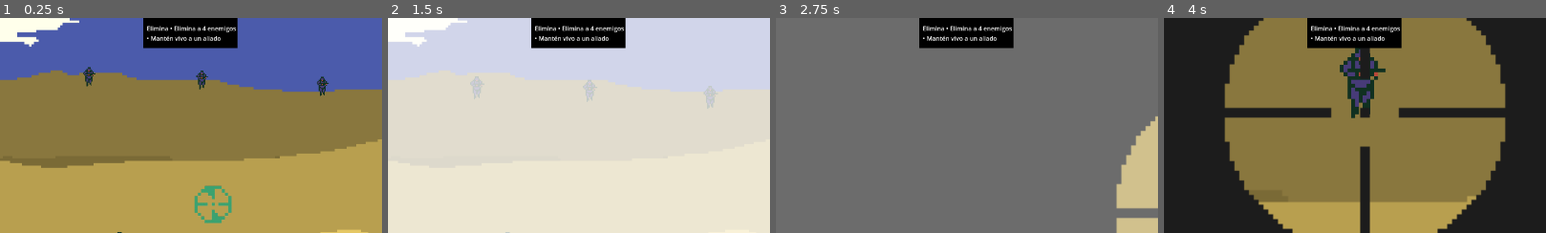
Above: before the commit, frames 1-4 (left to right).
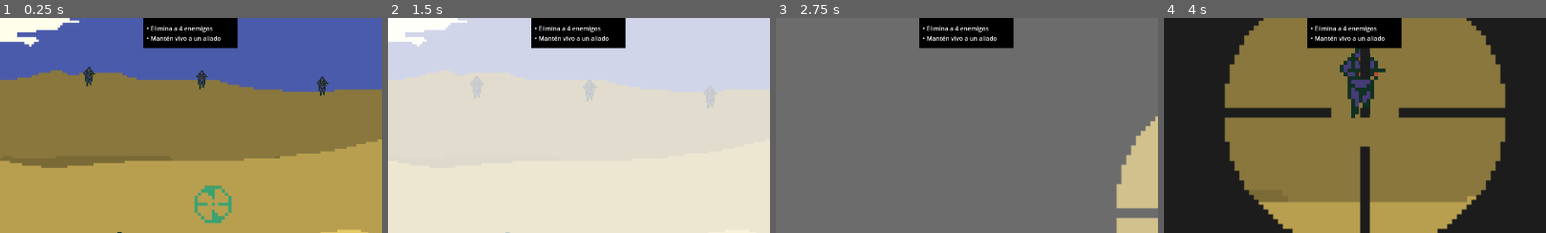
Above: after the commit, the same moments.

Repository: Zadcry/GameJam2025
Game: Godot game, scene res://escenas_niveles/nivel2.tscn
Two runs of this game, one before a commit and one after it. Both use one fixed random seed, a clock stepped at 60 frames per second and the inputs below. This scene is started directly instead of the project's main scene.
Inputs (mouse positions are % of the whole screen's width and height, from its top left):
- Up to frame 1 (0.25 s): no input
- Up to frame 2 (1.5 s): tap Enter (ui_accept) at 0.5, 0.77 s; move the mouse to (8, 47) at 0.52 s; right-click (8, 47) at 0.6 s; click (8, 47) at 0.67 s; move the mouse to (67, 99) at 1.27 s; right-click (67, 99) at 1.35 s; click (67, 99) at 1.42 s
- Up to frame 3 (2.75 s): tap Enter (ui_accept) at 1.52 s; move the mouse to (86, 52) at 2.02 s; right-click (86, 52) at 2.1 s; click (86, 52) at 2.17 s
- Up to frame 4 (4 s): move the mouse to (45, 70) at 2.77 s; right-click (45, 70) at 2.85 s; click (45, 70) at 2.92 s; tap Enter (ui_accept) at 3.02, 3.77 s; move the mouse to (49, 28) at 3.52 s; right-click (49, 28) at 3.6 s; click (49, 28) at 3.67 s
The pictures show only the part of the screen within x 22-72%, y 7-57%; the shares and areas given below are measured in that part.

The runs differ from the first frame. In frame 1, 0.4% of the frame differs, in the area x 38-62%, y 3-7%; in frame 2, 0.4%; in frame 3, 0.4%; in frame 4, 0.4%.

Commit message:
Audios
Añade audios de voces que se escuchan cuando la cordura está entre 45 y 10.
Añade audio de SandStorm.

Diff:
--- a/escenas_niveles/nivel1.tscn
+++ b/escenas_niveles/nivel1.tscn
@@ -1,12 +1,13 @@
-[gd_scene load_steps=11 format=3 uid="uid://dbj7violkykp"]
+[gd_scene load_steps=12 format=3 uid="uid://dbj7violkykp"]
 
 [ext_resource type="Texture2D" uid="uid://kk4ukow0rjl8" path="res://images/Fondo Cielo Oscuro.png" id="1_j7hmg"]
 [ext_resource type="Script" uid="uid://b4l2ayw4n5ur7" path="res://scripts/nivel_1.gd" id="1_rlijk"]
 [ext_resource type="PackedScene" uid="uid://cl08e7cajtdbd" path="res://escenas_personajes/personaje_principal.tscn" id="2_wgnbi"]
 [ext_resource type="PackedScene" uid="uid://ccu15pplp2iyp" path="res://escenas_personajes/objetivos_enemigos.tscn" id="3_blb7x"]
-[ext_resource type="PackedScene" uid="uid://chry6ty7out0q" path="res://escenas_personajes/aliados_inocentes.tscn" id="4_rlijk"]
+[ext_resource type="PackedScene" uid="uid://dxdr60twkanmy" path="res://escenas_personajes/aliados_inocentes.tscn" id="4_rlijk"]
 [ext_resource type="Texture2D" uid="uid://ctjercrfndl2s" path="res://images/tecla_enter.png" id="6_6w8va"]
-[ext_resource type="SystemFont" uid="uid://du76pnx2dp5wk" path="res://images/fontPixelart.tres" id="6_ar82n"]
+[ext_resource type="SystemFont" path="res://images/fontPixelart.tres" id="6_ar82n"]
+[ext_resource type="AudioStream" uid="uid://bypi44dkf4tug" path="res://audio/sfx/SandStorm.mp3" id="8_qtym6"]
 
 [sub_resource type="LabelSettings" id="LabelSettings_qtym6"]
 font = ExtResource("6_ar82n")
@@ -120,3 +121,7 @@
 text = "Siguiente nivel"
 label_settings = SubResource("LabelSettings_d37jh")
 autowrap_mode = 2
+
+[node name="SandStorm" type="AudioStreamPlayer2D" parent="."]
+stream = ExtResource("8_qtym6")
+volume_db = 15.0
--- a/escenas_niveles/nivel2.tscn
+++ b/escenas_niveles/nivel2.tscn
@@ -115,7 +115,7 @@
 
 [node name="Label2" type="Label" parent="CanvasLayer/VBoxContainer"]
 layout_mode = 2
-text = "Elimina • Elimina a 4 enemigos
+text = "• Elimina a 4 enemigos
 • Mantén vivo a un aliado
 "
 
--- a/escenas_niveles/tutorial.tscn
+++ b/escenas_niveles/tutorial.tscn
@@ -4,10 +4,10 @@
 [ext_resource type="Texture2D" uid="uid://buwsgay5okdvg" path="res://sprites/TutorialBackGround.png" id="2_lramp"]
 [ext_resource type="PackedScene" uid="uid://cl08e7cajtdbd" path="res://escenas_personajes/personaje_principal.tscn" id="2_ygumn"]
 [ext_resource type="PackedScene" uid="uid://cvmkwhbovsvq" path="res://escenas_personajes/animales.tscn" id="4_867lr"]
-[ext_resource type="PackedScene" path="res://escenas_personajes/animales2.tscn" id="4_h5aod"]
+[ext_resource type="PackedScene" uid="uid://durtwkwi0et0b" path="res://escenas_personajes/animales2.tscn" id="4_h5aod"]
 [ext_resource type="Texture2D" uid="uid://do4h2p17be26e" path="res://images/click_izquierdo.png" id="6_jej7j"]
 [ext_resource type="Texture2D" uid="uid://w1aiyg356gdy" path="res://images/click_derecho.png" id="7_gtwow"]
-[ext_resource type="AudioStream" uid="uid://cc61a87plfuxh" path="res://audio/sfx/Bosque.wav" id="8_gtwow"]
+[ext_resource type="AudioStream" uid="uid://cc61a87plfuxh" path="res://audio/musica/Bosque.wav" id="8_gtwow"]
 
 [node name="Tutorial" type="Node2D"]
 position = Vector2(294, 12)
--- a/escenas_personajes/personaje_principal.tscn
+++ b/escenas_personajes/personaje_principal.tscn
@@ -1,10 +1,18 @@
-[gd_scene load_steps=7 format=3 uid="uid://cl08e7cajtdbd"]
+[gd_scene load_steps=15 format=3 uid="uid://cl08e7cajtdbd"]
 
 [ext_resource type="Script" uid="uid://gj51csrjeae6" path="res://scripts/personaje_principal.gd" id="1_xsu42"]
 [ext_resource type="Texture2D" uid="uid://cyuir1fp3rqy4" path="res://images/puntero.png" id="2_4bc3g"]
 [ext_resource type="AudioStream" uid="uid://dj8cnyrhv0xfq" path="res://audio/sfx/Disparo y Recarga.wav" id="3_1yame"]
 [ext_resource type="AudioStream" uid="uid://d38n3e3kcwf5g" path="res://audio/sfx/Latido.wav" id="4_okhy5"]
 [ext_resource type="AudioStream" uid="uid://b6dq2soejo74o" path="res://audio/sfx/Respiracion.mp3" id="5_hdrhd"]
+[ext_resource type="AudioStream" uid="uid://cxf4ucho864jd" path="res://audio/sfx/dispara.mp3" id="6_vmrvj"]
+[ext_resource type="AudioStream" uid="uid://bwne2e4c1hwjy" path="res://audio/sfx/no_lo_hagas.mp3" id="7_l3g8k"]
+[ext_resource type="AudioStream" uid="uid://dx1vw56bcnxdp" path="res://audio/sfx/que_haces.mp3" id="8_ppmvk"]
+[ext_resource type="AudioStream" uid="uid://db11cfkj1lufw" path="res://audio/sfx/hazlo.mp3" id="9_l3g8k"]
+[ext_resource type="AudioStream" uid="uid://cebplvmgxgdsd" path="res://audio/sfx/acabalo.mp3" id="10_ngkgi"]
+[ext_resource type="AudioStream" uid="uid://dhlrietsu3lv5" path="res://audio/sfx/confia.mp3" id="11_lp0cc"]
+[ext_resource type="AudioStream" uid="uid://b1da2b0j7m076" path="res://audio/sfx/ya_detente.mp3" id="12_23x30"]
+[ext_resource type="AudioStream" uid="uid://tx5xjli0aunk" path="res://audio/sfx/no_eres_capaz.mp3" id="13_ln38m"]
 
 [sub_resource type="SegmentShape2D" id="SegmentShape2D_n83jj"]
 
@@ -48,3 +56,34 @@
 [node name="Respiracion" type="AudioStreamPlayer2D" parent="."]
 stream = ExtResource("5_hdrhd")
 volume_db = 8.0
+
+[node name="Voces" type="Node" parent="."]
+
+[node name="dispara" type="AudioStreamPlayer2D" parent="Voces"]
+stream = ExtResource("6_vmrvj")
+
+[node name="no_lo_hagas" type="AudioStreamPlayer2D" parent="Voces"]
+stream = ExtResource("7_l3g8k")
+
+[node name="que_haces" type="AudioStreamPlayer2D" parent="Voces"]
+stream = ExtResource("8_ppmvk")
+
+[node name="hazlo" type="AudioStreamPlayer2D" parent="Voces"]
+stream = ExtResource("9_l3g8k")
+volume_db = 18.0
+
+[node name="acabalo" type="AudioStreamPlayer2D" parent="Voces"]
+stream = ExtResource("10_ngkgi")
+volume_db = 18.0
+
+[node name="confia" type="AudioStreamPlayer2D" parent="Voces"]
+stream = ExtResource("11_lp0cc")
+volume_db = 20.0
+
+[node name="ya_detente" type="AudioStreamPlayer2D" parent="Voces"]
+stream = ExtResource("12_23x30")
+volume_db = 12.0
+
+[node name="no_eres_capaz" type="AudioStreamPlayer2D" parent="Voces"]
+stream = ExtResource("13_ln38m")
+volume_db = 14.0
--- a/scripts/nivel_1.gd
+++ b/scripts/nivel_1.gd
@@ -6,6 +6,7 @@
 @onready var enterTxt : CanvasLayer = $Enter
 @onready var misionTxt : CanvasLayer = $Mision
 @onready var rifles : AudioStreamPlayer2D = $Rifles
+@onready var sandstorm : AudioStreamPlayer2D = $SandStorm
 @onready var menu_pausa = preload("res://menu_pausa/Menu_P.tscn").instantiate()
 @onready var game_over_menu = preload("res://game_over/gameo.tscn").instantiate()
 
@@ -31,8 +32,7 @@
 func _ready():
 	enterTxt.visible=false
 	misionTxt.visible=true
-
-	# Agregar el menú de pausa como hijo
+	sandstorm.play()
 	add_child(menu_pausa)
 	menu_pausa.process_mode = Node.PROCESS_MODE_ALWAYS
 	menu_pausa.visible = false
--- a/scripts/personaje_principal.gd
+++ b/scripts/personaje_principal.gd
@@ -28,9 +28,21 @@
 var zoom_in : Vector2 = Vector2(2.5, 2.5)
 var ya_sono : bool = false
 var ya_sono_respiracion : bool = false
+var voces = []
+var voces_activadas : bool = false
+var ultima_voz_index := -1
 
 func _ready():
-	# Agregar el menú de pausa como hijo
+	voces = [
+		$Voces/dispara,
+		$Voces/no_lo_hagas,
+		$Voces/que_haces,
+		$Voces/hazlo,
+		$Voces/acabalo,
+		$Voces/confia,
+		$Voces/ya_detente,
+		$Voces/no_eres_capaz
+	]
 	add_child(menu_p)
 	menu_p.process_mode = Node.PROCESS_MODE_ALWAYS
 	menu_p.visible = false
@@ -109,6 +121,9 @@
 			latido.stop()
 		cursor_follower.global_position = world_mouse_pos
 	elif GLOBAL.cordura > 35  and GLOBAL.cordura <= 45:
+		if GLOBAL.scoped and not voces_activadas:
+			activar_voces()
+			voces_activadas = true
 		cursor_follower.global_position = world_mouse_pos
 	else:
 		cursor_follower.global_position = world_mouse_pos
@@ -180,3 +195,18 @@
 
 func hide_cursor():
 	Input.mouse_mode = Input.MOUSE_MODE_CONFINED_HIDDEN
+
+func activar_voces():
+	reproducir_voz_random()
+
+func reproducir_voz_random():
+	var nueva_index := randi() % voces.size()
+	while nueva_index == ultima_voz_index and voces.size() > 1:
+		nueva_index = randi() % voces.size()
+	ultima_voz_index = nueva_index
+	var voz = voces[nueva_index]
+	if not voz.playing:
+		voz.play()
+	await get_tree().create_timer(randf_range(1.0, 4.0)).timeout
+	if cordura <= 45 and GLOBAL.scoped:
+		reproducir_voz_random()
Not shown, changed: audio/musica/Bosque.wav.import
Not shown, added: audio/sfx/SandStorm.mp3.import
Not shown, added: audio/sfx/acabalo.mp3.import
Not shown, added: audio/sfx/confia.mp3.import
Not shown, added: audio/sfx/dispara.mp3.import
Not shown, added: audio/sfx/hazlo.mp3.import
Not shown, added: audio/sfx/matalo.mp3.import
Not shown, added: audio/sfx/no_eres_capaz.mp3.import
Not shown, added: audio/sfx/no_lo_hagas.mp3.import
Not shown, added: audio/sfx/que_haces.mp3.import
Not shown, added: audio/sfx/ya_detente.mp3.import
Binary file added: sprites/PeruanoMuerto.png
(and 12 more such lines)
